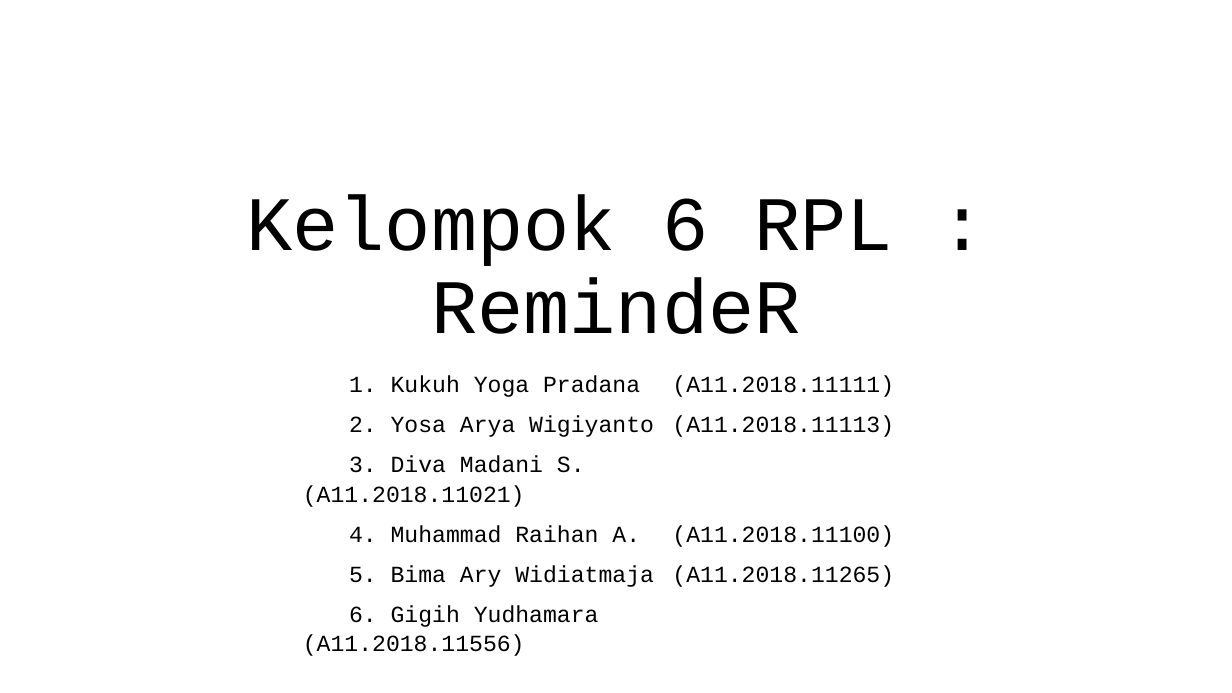
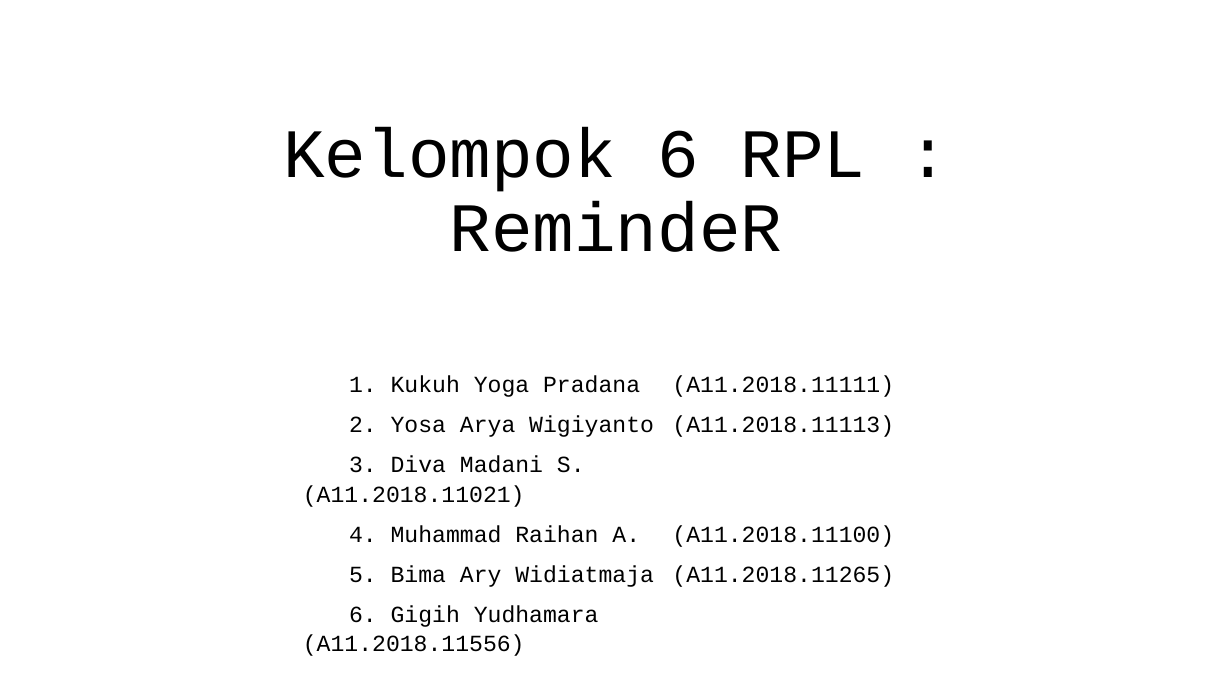
Before and after one commit to gigihyudhamara/PPL4623, a slide deck: slide 1 of Presentasi_PPL4623_KELOMPOK6.pptx. Drawn at 1232x693 pixels with LibreOffice and Linux fonts; fonts in the diff are those of the drawing. Boxes give left, top, right and bottom in pixels: in the first picture for what was removed or moved away, otherwise in the second. Text is boxed around its words. In the diff, an @@ line names an element or a change of style, - is before the commit and + after.

```diff
--- a/Presentasi_PPL4623_KELOMPOK6.pptx
+++ b/Presentasi_PPL4623_KELOMPOK6.pptx
@@ title "Kelompok 6 RPL : RemindeR" at (283,126,866,252): size 60 to 54 pt @@
```
Also in this commit, not shown: 1 other slide changed.
